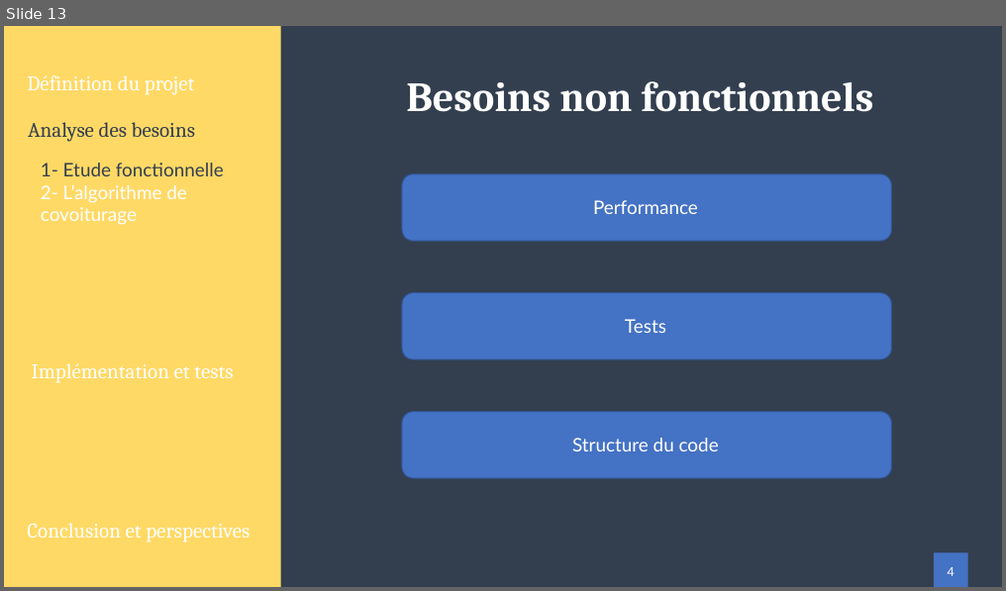
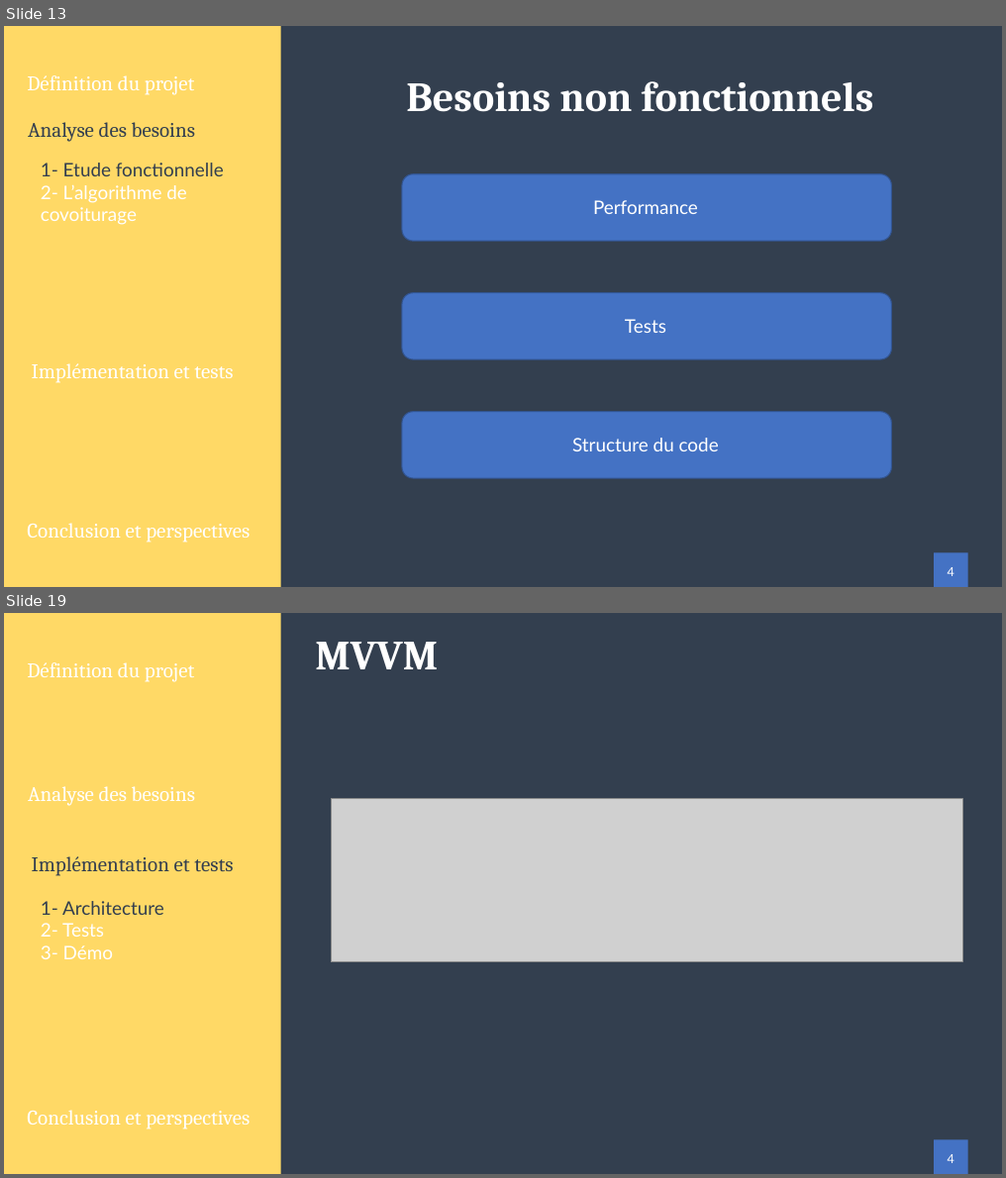
Before and after one commit to Zeuzif/thesis, a slide deck: presentation/Presentation.pptx. Shown one above the other, each under a label of ours: slide 13 before the commit, slides 13 and 19 after it; the slides between them are not shown. The pictures are 1006x591 and 1006x1178 pixels, drawn with LibreOffice and Linux fonts; fonts in the diff are those of the drawing; grey boxes stand for pictures. Boxes give left, top, right and bottom in pixels: in the first picture for what was removed or moved away, otherwise in the second. Text is boxed around its words. In the diff, an @@ line names an element or a change of style, - is before the commit and + after.

```diff
--- a/presentation/Presentation.pptx
+++ b/presentation/Presentation.pptx
@@ slide 19 added at (4,613,1002,1174), background #FFFFFF @@
@@ rectangle added at (4,613,1002,1174), fill #333F50 @@
@@ rectangle added at (4,613,281,1174), fill #FFD966 @@
@@ text added at (315,642,438,669), 40 pt, text #FFFFFF, bold @@
+MVVM
@@ text added at (27,663,195,682), 20 pt, text #FFFFFF @@
+Définition du projet
@@ text added at (28,786,195,806), 20 pt, text #FFFFFF @@
+Analyse des besoins
@@ picture added at (331,799,963,962) @@
@@ text added at (32,857,233,876), 20 pt, text #333F50 @@
+Implémentation et tests
@@ text added at (41,901,164,959), 18 pt, text #333F50 @@
+1- Architecture
+2- Tests
+3- Démo
@@ rectangle added at (23,928,33,961), fill #FFD966 @@
@@ text added at (27,1110,250,1130), 20 pt, text #FFFFFF @@
+Conclusion et perspectives
@@ rectangle added at (23,1142,33,1174), fill #FFD966 @@
@@ rectangle added at (934,1140,968,1174), fill #4472C4 @@
@@ text added at (947,1155,954,1163), 12 pt, text #FFFFFF @@
+4
```
Also in this commit, not shown: 2 slides changed, 6 other slides added, 5 other files.
